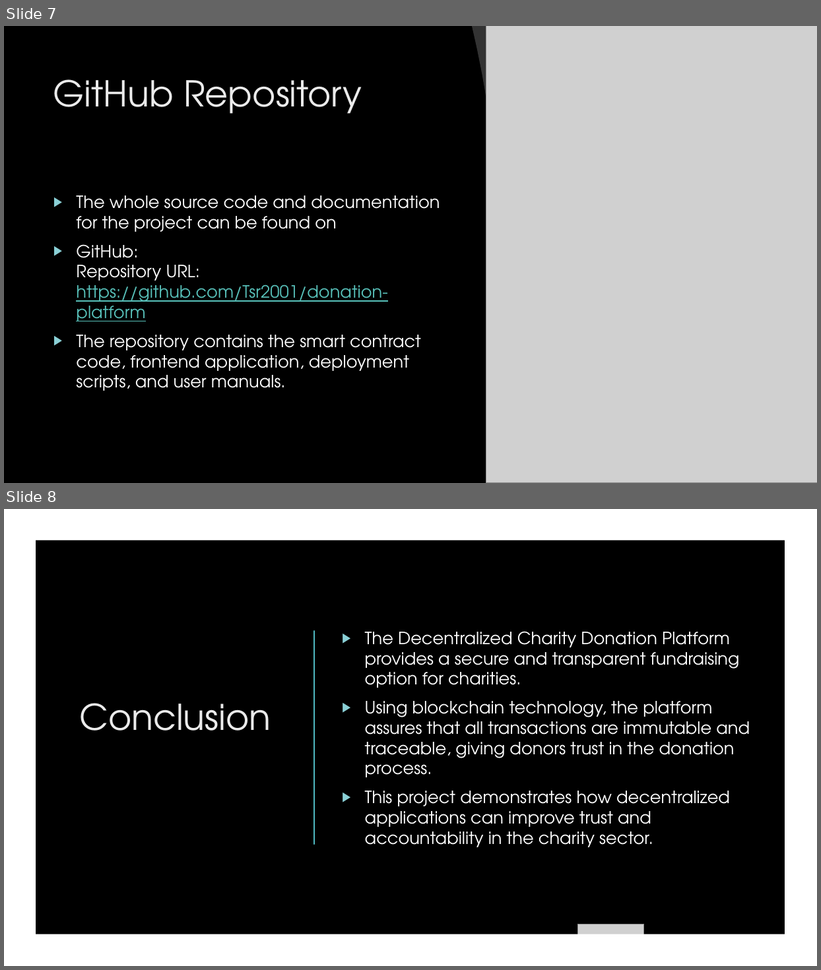
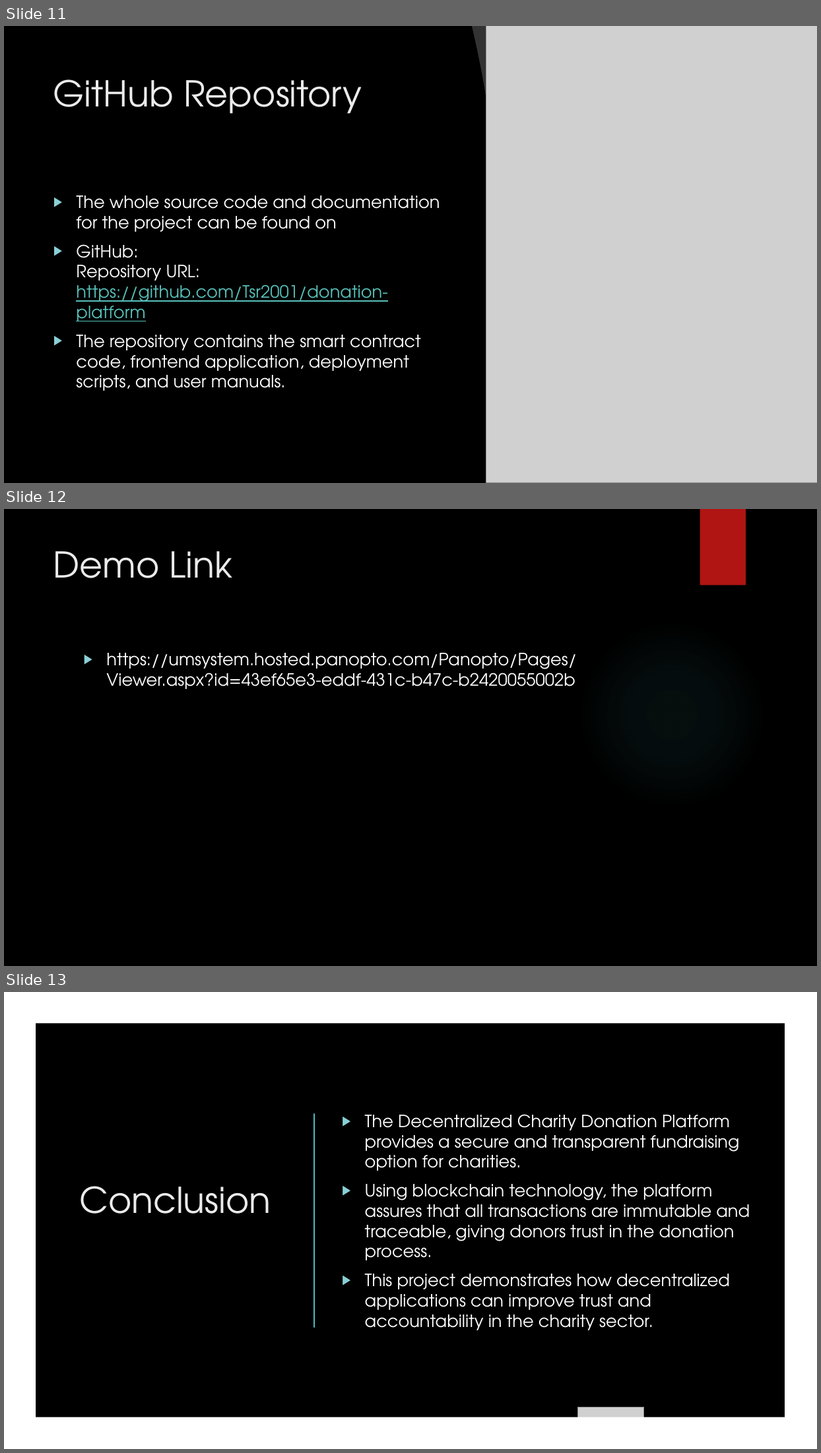
Before and after one commit to Tsr2001/donation-platform, a slide deck: Presentation1.pptx. Shown one above the other, each under a label of ours: slides 7 and 8 before the commit, slides 11, 12 and 13 after it. The pictures are 821x970 and 821x1453 pixels, drawn with LibreOffice and Linux fonts; fonts in the diff are those of the drawing; grey boxes stand for pictures; background and template pictures are left out. Boxes give left, top, right and bottom in pixels: in the first picture for what was removed or moved away, otherwise in the second. Text is boxed around its words. In the diff, an @@ line names an element or a change of style, - is before the commit and + after.

```diff
--- a/Presentation1.pptx
+++ b/Presentation1.pptx
@@ slide 12 added at bbox=[4, 509, 817, 966], background picture (left out); not listed: 1 template element that a slide beside it also shows @@
@@ title added at bbox=[54, 551, 233, 578], 42 pt, text #EBEBEB @@
+Demo Link
@@ ellipse added at bbox=[578, 621, 766, 809], fill gradient #50B9C1 @@
@@ text added at bbox=[106, 653, 577, 689], 20 pt, text #FFFFFF @@
+▶ https://umsystem.hosted.panopto.com/Panopto/Pages/Viewer.aspx?id=43ef65e3-eddf-431c-b47c-b2420055002b
@@ what was slide 7 is now slide 11 @@
@@ what was slide 8 is now slide 13 @@
```
Also in this commit, not shown: 4 other slides added.
